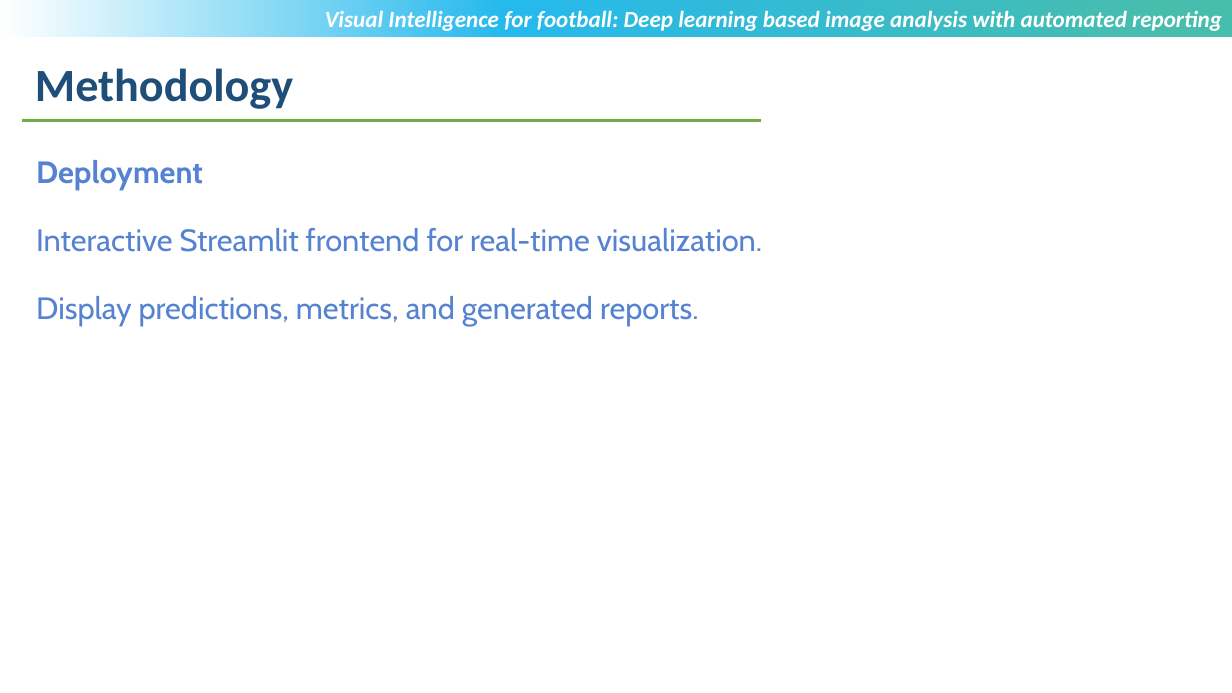
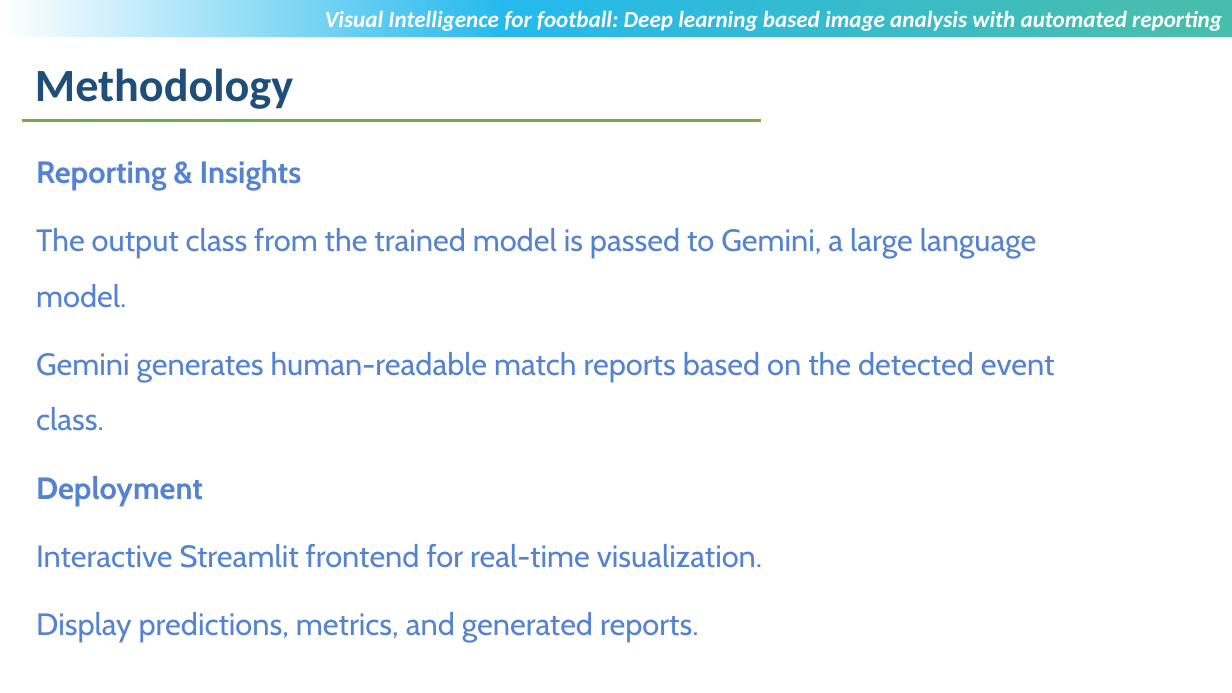
Before and after one commit to anandampaul2024-afk/Anandam-_college, a slide deck: slide 8 of MTech-Project_Review3_PPT_Anandam_Paul_T8635.pptx. Drawn at 1232x693 pixels with LibreOffice and Linux fonts; fonts in the diff are those of the drawing; background and template pictures are left out. Boxes give left, top, right and bottom in pixels: in the first picture for what was removed or moved away, otherwise in the second. Text is boxed around its words. In the diff, an @@ line names an element or a change of style, - is before the commit and + after.

```diff
--- a/MTech-Project_Review3_PPT_Anandam_Paul_T8635.pptx
+++ b/MTech-Project_Review3_PPT_Anandam_Paul_T8635.pptx
@@ text at [36, 160, 1055, 431]: paragraphs added @@
+Reporting & Insights
+The output class from the trained model is passed to Gemini, a large language model.
+Gemini generates human-readable match reports based on the detected event class.
```
Also in this commit, not shown: 3 other slides changed, 2 slides removed.
